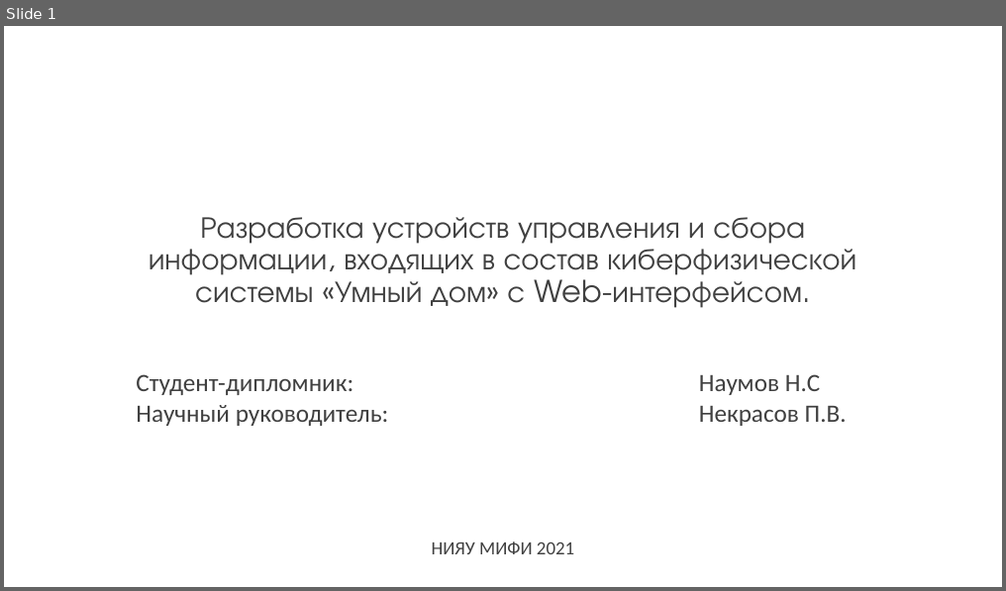
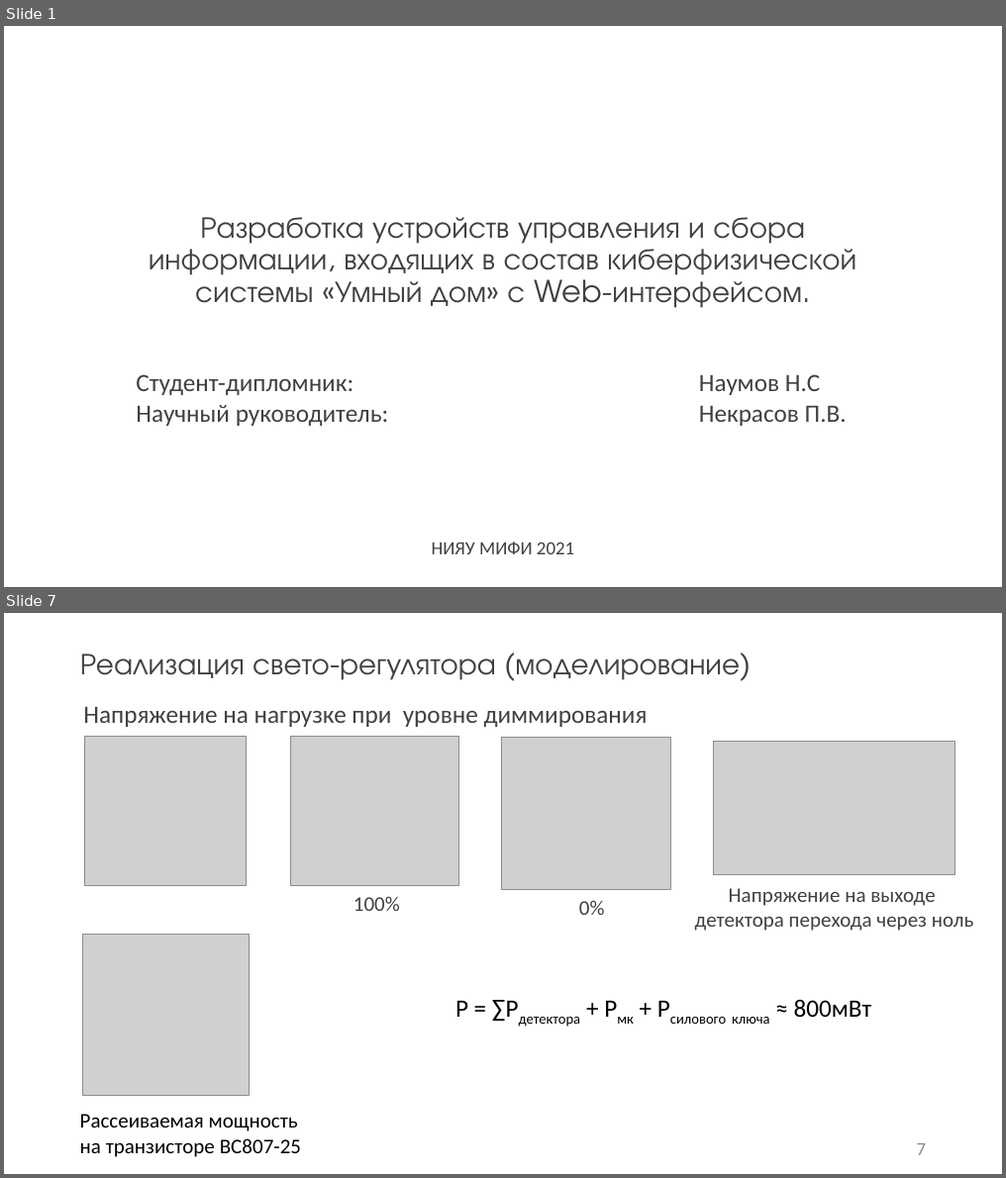
Before and after one commit to kaf3/dimmer, a slide deck: Презентация1.pptx. Shown one above the other, each under a label of ours: slide 1 before the commit, slides 1 and 7 after it; the slides between them are not shown. The pictures are 1006x591 and 1006x1178 pixels, drawn with LibreOffice and Linux fonts; fonts in the diff are those of the drawing; grey boxes stand for pictures. Boxes give left, top, right and bottom in pixels: in the first picture for what was removed or moved away, otherwise in the second. Text is boxed around its words. In the diff, an @@ line names an element or a change of style, - is before the commit and + after.

```diff
--- a/Презентация1.pptx
+++ b/Презентация1.pptx
@@ slide 7 added at (x1=4, y1=613, x2=1002, y2=1174), background #FFFFFF @@
@@ title added at (x1=80, y1=654, x2=740, y2=680), 29 pt, text #404040 @@
+Реализация свето-регулятора (моделирование)
@@ text added at (x1=83, y1=707, x2=648, y2=727), 24 pt, text #404040 @@
+Напряжение на нагрузке при уровне диммирования
@@ picture added at (x1=85, y1=737, x2=246, y2=886) @@
@@ picture added at (x1=291, y1=737, x2=458, y2=886) @@
@@ picture added at (x1=501, y1=738, x2=671, y2=889) @@
@@ picture added at (x1=714, y1=741, x2=955, y2=875) @@
@@ text added at (x1=353, y1=896, x2=400, y2=911), 20 pt, text #404040 @@
+100%
@@ text added at (x1=579, y1=900, x2=605, y2=915), 20 pt, text #404040 @@
+0%
@@ text added at (x1=695, y1=888, x2=974, y2=931), 20 pt, text #404040 @@
+Напряжение на выходе
+детектора перехода через ноль
@@ picture added at (x1=82, y1=934, x2=249, y2=1095) @@
@@ text added at (x1=455, y1=999, x2=872, y2=1024), 24 pt, text #000000 @@
+P = ∑Pдетектора + Pмк + Pсилового ключа ≈ 800мВт
@@ text added at (x1=80, y1=1114, x2=301, y2=1157), 20 pt, text #000000 @@
+Рассеиваемая мощность на транзисторе BC807-25
@@ page number added at (x1=917, y1=1144, x2=927, y2=1156), 18 pt, text #8C8C8C @@
+7
```
Also in this commit, not shown: 8 slides changed, 2 other slides added, 4 slides removed, 15 other files.
